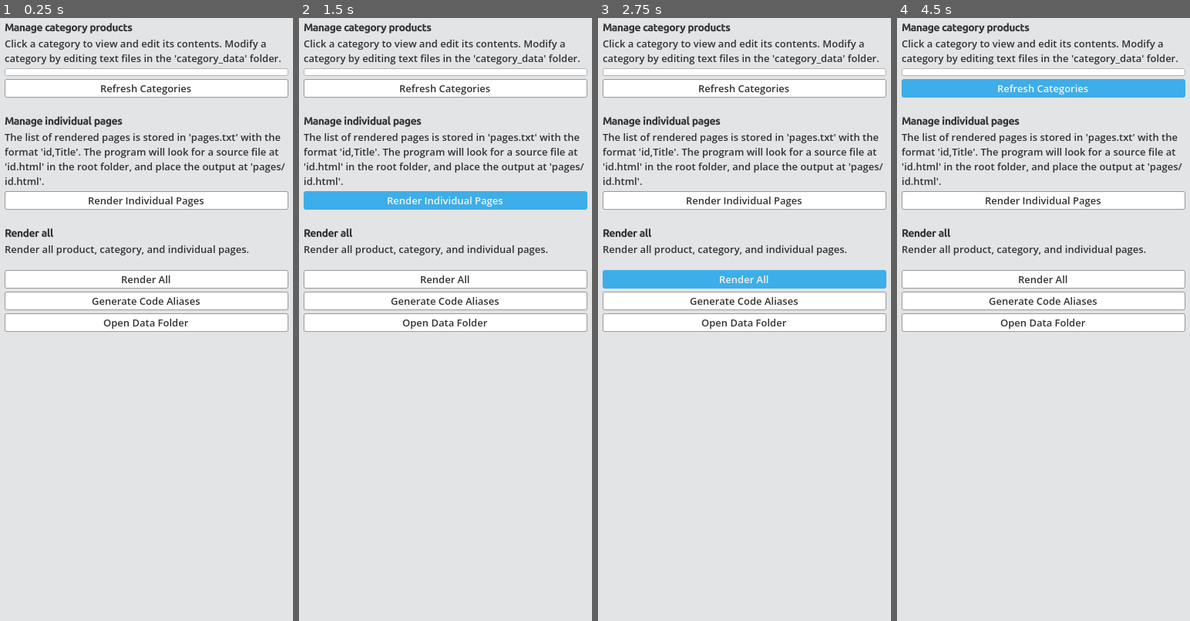
Above: before the commit, frames 1-4 (left to right).
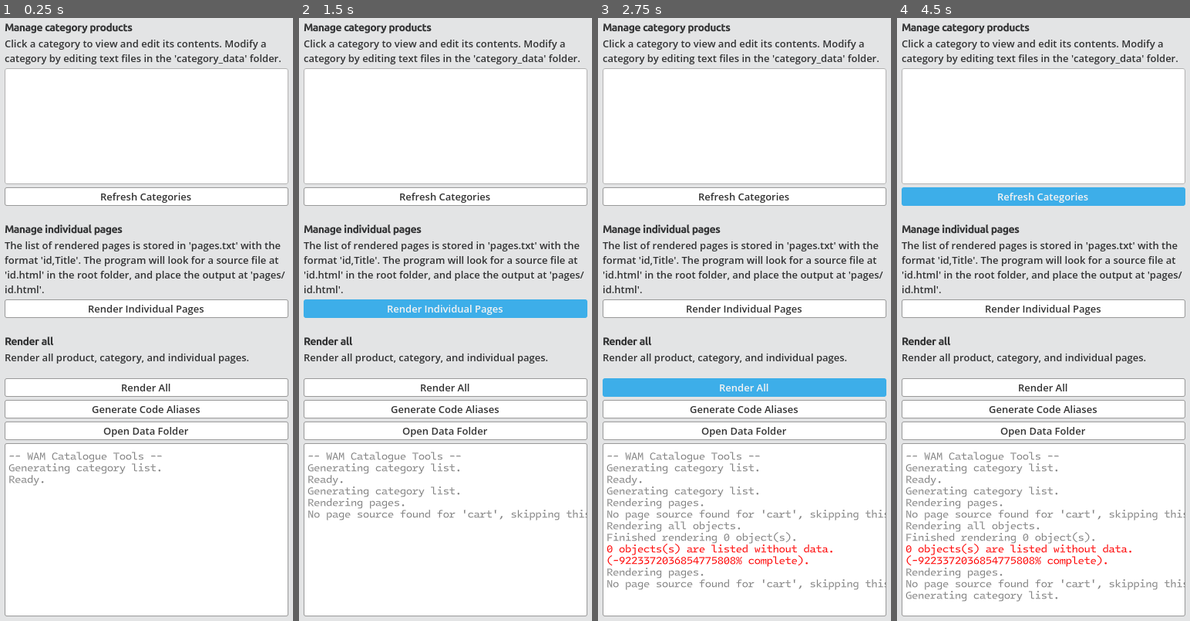
Above: after the commit, the same moments.

Repository: slyllama/wam-web
Game: Godot game, scene res://main_window.tscn
The game is run twice, just before and just after one commit, with the same random seed, the same clock (stepped at 60 frames per second) and the same inputs.
Inputs:
- Up to frame 1 (0.25 s): no input
- Up to frame 2 (1.5 s): click "Refresh Categories" at 0.5 s; click "Render Individual Pages" at 1.25 s
- Up to frame 3 (2.75 s): click "Render All" at 2 s
- Up to frame 4 (4.5 s): click "Generate Code Aliases" at 2.75 s; click "Open Data Folder" at 3.5 s; click "Refresh Categories" at 4.25 s

The runs differ from the first frame. In frame 1, 63% of the frame differs, in the area x 1-99%, y 9-100%; in frame 2, 66%; in frame 3, 62%; in frame 4, 66%.

Commit message:
Small I/O fixes

Diff:
--- a/_global/global.gd
+++ b/_global/global.gd
@@ -2,23 +2,24 @@
 const DATA_ROOT := "user://web/"
 const HTML_ROOT := DATA_ROOT + "live/"
 const PAGES_ROOT := HTML_ROOT + "page/"
-
 const PRODUCT_DATA_PATH := DATA_ROOT + "product_data/"
 const PRODUCT_HTML_PATH := HTML_ROOT + "product/"
 const PRODUCT_HTML_TEMPLATE_PATH := DATA_ROOT + "_template_product.html"
-
 const CATEGORY_DATA_PATH := DATA_ROOT + "category_data/"
 const CATEGORY_HTML_PATH := HTML_ROOT + "category/"
 const CATEGORY_HTML_TEMPLATE_PATH := DATA_ROOT + "_template_category.html"
-
 const RETINA_SCALE_FACTOR = 1.5
 
 signal status_updated(status: String)
+signal printed_to_console(string: String)
 
 var product_html_template := ""
 var category_html_template := ""
+var category_titles := {}
 
-var category_titles := {}
+func pconsole(string: String) -> void:
+	print(string)
+	printed_to_console.emit(string)
 
 func get_category_titles() -> Dictionary:
 	var _page_titles := {}
--- a/alias_generator/alias_generator.gd
+++ b/alias_generator/alias_generator.gd
@@ -22,5 +22,5 @@
 	alias_file.store_string("codeAliases = " + JSON.stringify(alias) + ";")
 	alias_file.close()
 
-	print("Generated code aliases.")
+	Global.pconsole("Generated code aliases.")
 	finished.emit()
--- /dev/null
+++ b/debug_console.gd
@@ -0,0 +1,5 @@
+extends RichTextLabel
+
+func _ready() -> void:
+	Global.printed_to_console.connect(func(string: String):
+		text += string + "\n")
--- /dev/null
+++ b/generic/input_style.tres
@@ -0,0 +1,17 @@
+[gd_resource type="StyleBoxFlat" format=3 uid="uid://mp7tvpxi66k8"]
+
+[resource]
+content_margin_left = 5.0
+content_margin_top = 7.0
+content_margin_right = 5.0
+content_margin_bottom = 7.0
+bg_color = Color(1, 1, 1, 1)
+border_width_left = 1
+border_width_top = 1
+border_width_right = 1
+border_width_bottom = 1
+border_color = Color(0.6, 0.6, 0.6, 1)
+corner_radius_top_left = 2
+corner_radius_top_right = 2
+corner_radius_bottom_right = 2
+corner_radius_bottom_left = 2
--- a/generic/theme.tres
+++ b/generic/theme.tres
@@ -1,6 +1,7 @@
 [gd_resource type="Theme" format=3 uid="uid://bttmxnxyjfybw"]
 
 [ext_resource type="StyleBox" uid="uid://dw6g1t0ym2kbu" path="res://generic/button_normal.tres" id="1_37o18"]
+[ext_resource type="StyleBox" uid="uid://mp7tvpxi66k8" path="res://generic/input_style.tres" id="2_1c0d7"]
 
 [sub_resource type="StyleBoxFlat" id="StyleBoxFlat_7j2ja"]
 content_margin_left = 5.0
@@ -72,22 +73,6 @@
 corner_radius_bottom_right = 2
 corner_radius_bottom_left = 2
 
-[sub_resource type="StyleBoxFlat" id="StyleBoxFlat_56vwn"]
-content_margin_left = 5.0
-content_margin_top = 7.0
-content_margin_right = 5.0
-content_margin_bottom = 7.0
-bg_color = Color(1, 1, 1, 1)
-border_width_left = 1
-border_width_top = 1
-border_width_right = 1
-border_width_bottom = 1
-border_color = Color(0.6, 0.6, 0.6, 1)
-corner_radius_top_left = 2
-corner_radius_top_right = 2
-corner_radius_bottom_right = 2
-corner_radius_bottom_left = 2
-
 [resource]
 Button/colors/font_color = Color(0.2, 0.2, 0.2, 1)
 Button/colors/icon_hover_color = Color(1, 1, 1, 1)
@@ -112,9 +97,12 @@
 ListButton/styles/normal = SubResource("StyleBoxEmpty_37o18")
 ListButton/styles/pressed = SubResource("StyleBoxEmpty_1c0d7")
 TextEdit/colors/caret_color = Color(0.23921569, 0.68235296, 0.9137255, 1)
-TextEdit/colors/font_color = Color(0.3, 0.3, 0.3, 1)
+TextEdit/colors/font_color = Color(0.37, 0.37, 0.37, 1)
 TextEdit/colors/font_placeholder_color = Color(0.7, 0.7, 0.7, 1)
+TextEdit/colors/font_readonly_color = Color(0.55, 0.55, 0.55, 1)
 TextEdit/colors/font_selected_color = Color(1, 1, 1, 1)
+TextEdit/constants/line_spacing = 1
 TextEdit/font_sizes/font_size = 13
 TextEdit/styles/focus = SubResource("StyleBoxFlat_1c0d7")
-TextEdit/styles/normal = SubResource("StyleBoxFlat_56vwn")
+TextEdit/styles/normal = ExtResource("2_1c0d7")
+TextEdit/styles/read_only = ExtResource("2_1c0d7")
--- a/main_window.gd
+++ b/main_window.gd
@@ -2,6 +2,7 @@
 
 func render_pages() -> void:
 	# Generate pages
+	Global.pconsole("Rendering pages.")
 	if FileAccess.file_exists(Global.DATA_ROOT + "pages.txt"):
 		var pages_file = FileAccess.open(Global.DATA_ROOT + "pages.txt", FileAccess.READ)
 		var pages = pages_file.get_as_text().strip_edges().split("\n")
@@ -9,7 +10,7 @@
 
 		for page in pages:
 			var data = page.split(",")
-			print("Rendering page '" + data[0] + "'...")
+			Global.pconsole(" * Rendering page '" + data[0] + "'.")
 			var _pr = load("res://renderer/page_renderer.gd").new()
 			_pr.page_id = data[0]
 			_pr.page_title = data[1]
@@ -25,6 +26,7 @@
 	_cart.render()
 
 func render_categories() -> void:
+	Global.pconsole("Generating category list.")
 	for _n: Node in %CategoryList.get_children():
 		_n.queue_free()
 	var _list_dir = DirAccess.get_files_at(Global.CATEGORY_DATA_PATH)
@@ -46,7 +48,7 @@
 func _ready() -> void:
 	get_window().size.x = floori(400.0 * get_window().content_scale_factor)
 	render_categories()
-	render_pages()
+	Global.pconsole("Ready.")
 
 func _on_button_pressed() -> void:
 	render_pages()
--- a/main_window.tscn
+++ b/main_window.tscn
@@ -3,7 +3,10 @@
 [ext_resource type="Script" uid="uid://bwqywb14a0rlx" path="res://main_window.gd" id="1_n7l54"]
 [ext_resource type="FontFile" uid="uid://b0r427yoet6a6" path="res://generic/fonts/ubuntu_bold.ttf" id="2_tyee0"]
 [ext_resource type="StyleBox" uid="uid://bvumn4v34aqfe" path="res://generic/category_list_container.tres" id="3_sq7ho"]
+[ext_resource type="FontFile" uid="uid://od3sv7w5otjs" path="res://generic/fonts/intel_one_mono.ttf" id="4_bfu0d"]
+[ext_resource type="StyleBox" uid="uid://mp7tvpxi66k8" path="res://generic/input_style.tres" id="4_iwhwg"]
 [ext_resource type="Script" uid="uid://b31djlpr60fey" path="res://scripts/render_all.gd" id="4_l06f4"]
+[ext_resource type="Script" uid="uid://3g0r6qfv8p1p" path="res://debug_console.gd" id="5_iwhwg"]
 
 [sub_resource type="StyleBoxEmpty" id="StyleBoxEmpty_8w8ba"]
 content_margin_left = 16.0
@@ -36,8 +39,10 @@
 text = "Click a category to view and edit its contents. Modify a category by editing text files in the 'category_data' folder."
 autowrap_mode = 3
 
-[node name="CategoryListContainer" type="PanelContainer" parent="Box/VBox" unique_id=654322714]
+[node name="CategoryListContainer" type="ScrollContainer" parent="Box/VBox" unique_id=1264684128]
+custom_minimum_size = Vector2(0, 150)
 layout_mode = 2
+size_flags_vertical = 0
 theme_override_styles/panel = ExtResource("3_sq7ho")
 
 [node name="CategoryList" type="VBoxContainer" parent="Box/VBox/CategoryListContainer" unique_id=2116049069]
@@ -97,9 +102,27 @@
 layout_mode = 2
 text = "Open Data Folder"
 
+[node name="DebugConsole" type="RichTextLabel" parent="Box/VBox" unique_id=984863848]
+layout_mode = 2
+size_flags_vertical = 3
+theme_override_colors/default_color = Color(0.50534403, 0.5053441, 0.50534403, 1)
+theme_override_constants/line_separation = -4
+theme_override_fonts/normal_font = ExtResource("4_bfu0d")
+theme_override_font_sizes/normal_font_size = 13
+theme_override_styles/normal = ExtResource("4_iwhwg")
+bbcode_enabled = true
+text = "-- WAM Catalogue Tools --
+"
+scroll_active = false
+scroll_following = true
+autowrap_mode = 0
+script = ExtResource("5_iwhwg")
+
 [node name="RenderAll" type="Node" parent="." unique_id=1016224602]
 unique_name_in_owner = true
 script = ExtResource("4_l06f4")
+
+[node name="Timer" type="Timer" parent="." unique_id=1569820991]
 
 [connection signal="pressed" from="Box/VBox/RefreshCategories" to="." method="_on_refresh_categories_pressed"]
 [connection signal="pressed" from="Box/VBox/RenderPages" to="." method="_on_button_pressed"]
--- a/project.godot
+++ b/project.godot
@@ -10,7 +10,7 @@
 
 [application]
 
-config/name="WAM"
+config/name="WAM Catalogue Tools"
 run/main_scene="uid://cruv3xthhkura"
 config/use_custom_user_dir=true
 config/custom_user_dir_name="wam"
--- a/renderer/category_renderer.gd
+++ b/renderer/category_renderer.gd
@@ -4,9 +4,14 @@
 @export var category_title := "(Category Title)"
 @export_multiline var id_list: String
 
+signal total_reported(count: int)
+signal missing_reported(count: int)
+var total := 0
+var missing := 0
+
 func save_to_html(html_text: String) -> void:
 	if !category_id:
-		print("Error saving to HTML: no ID assigned.")
+		Global.pconsole("Error saving to HTML: no ID assigned.")
 		return
 	var path := Global.CATEGORY_HTML_PATH + category_id + "/"
 	if !DirAccess.dir_exists_absolute(path):
@@ -20,25 +25,43 @@
 
 func _ready() -> void:
 	if !id_list:
-		print("Warning: no ID list for category renderer.")
+		Global.pconsole("Warning: no ID list for category renderer.")
 		return
 
+	var has_subcats := false
+	var master_output := ""
 	var output := ""
 	var _category = id_list.split(",")
-	output += "<h1>" + category_title.strip_edges(false, true) + "</h1>\n"
+	master_output += "<h1>" + category_title.strip_edges(false, true) + "</h1>\n"
+	master_output += "<p style='text-align: center; margin: 0 10%;'><b>Jump to:</b>&nbsp;&nbsp;&nbsp;&nbsp;"
 
 	for product in _category:
 		if !product: continue
 		if product[0] == "_": # Sub-category
+			if product != "_": has_subcats = true
 			if _c > 0: output += "</div>\n"
-			output += "<h2>" + product.replace("_", "") + "</h2>\n"
+			var _subhead_id = "subhead--" + product.replace("_", "").replace(" ", "")
+			output += TextUtils.fmt("<h2 id='" + _subhead_id + "'>" + product.replace("_", "") + "</h2>", 0)
 			output += "<div id='product-grid'>\n"
+			master_output += TextUtils.fmt("<a class='subhead-links' href='#" + _subhead_id + "'>"
+				+ product.replace("_", "")
+				+ "</a>&nbsp;&nbsp;&nbsp;&nbsp;", 1)
 			continue
+
+		_c += 1
 
 		var _path = Global.PRODUCT_DATA_PATH + product + ".json"
 		var _f = FileAccess.open(_path, FileAccess.READ)
+		total += 1
 		if !_f:
-			output += TextUtils.INDENT + "<div style='color: #bbb; text-decoration: line-through;'>" + product + "</div>\n"
+			#output += TextUtils.INDENT + "<div style='color: #bbb; text-decoration: line-through;'>" + product + "</div>\n"
+			output += TextUtils.fmt("<div>", 1)
+			output += TextUtils.fmt("<img alt='' class='product-image' style='margin-bottom: 0;' loading='lazy' src='../../img/unknown.png' />", 2)
+			output += (TextUtils.INDENT + TextUtils.INDENT
+				+ "<p class='product-title' style='hyphens: auto; word-wrap: anywhere; margin-top: 0.25em; margin-bottom: 1em; color: #aaa; font-weight: normal;'>"
+				+ product + "</p>\n")
+			output += TextUtils.fmt("</div>", 1)
+			missing += 1
 			continue
 
 		var _json_parse = JSON.parse_string(_f.get_as_text())
@@ -46,17 +69,17 @@
 		var data = _json_parse
 
 		# Get image
-		var _img_src := "#"
-		if "temp_img_path" in data:
-			_img_src = data.temp_img_path
+		var _img_src: String = "../../prodimg/" + product + ".jpg"
+		#if "temp_img_path" in data:
+			#_img_src = data.temp_img_path
 
 		output += TextUtils.fmt("<div>", 1)
 		output += TextUtils.fmt("<a href='../../product/" + product + "'>", 2)
-		output += TextUtils.fmt("<img class='product-image' loading='lazy' src='" + _img_src + "' />", 3)
+		output += TextUtils.fmt("<img alt='' class='product-image' loading='lazy' src='" + _img_src + "' />", 3)
 		output += TextUtils.fmt("<div class='product-details-btn'><div>Details</div></div>", 3)
 		output += TextUtils.fmt("</a>", 2)
 		output += TextUtils.fmt("<p class='product-title'>", 2)
-		output += TextUtils.INDENT + TextUtils.INDENT + TextUtils.INDENT +"<a href='../../products/" + product + "'>"
+		output += TextUtils.INDENT + TextUtils.INDENT + TextUtils.INDENT +"<a href='../../product/" + product + "'>"
 		if "title" in data:
 			output += data.title
 		else:
@@ -66,11 +89,26 @@
 		if "subtitle" in data:
 			output += TextUtils.fmt("<p class='product-subtitle'>" + data.subtitle + "</p>", 2)
 		output += TextUtils.fmt("</div>", 1)
-
-		_c += 1
 	output += "</div>\n"
 
 	output = output.strip_edges(false, true)
-	var html_output = TextUtils.add_line_to_template(output, Global.category_html_template, "$CONTENT")
+
+	# We only add subcategories via master_output if any exist
+	var html_output
+	var qty_text := "entries"
+	if _c == 1: qty_text = "entry"
+	# Debugging text
+	var qty_html := ("<div><code class='product-id-debug'>("
+		+ category_id + ": " + str(_c) + " "
+		+ qty_text + ", " + str(missing)
+		+ " unresolved)</code></div>\n")
+	if has_subcats:
+		html_output = TextUtils.add_line_to_template(qty_html + master_output + "</p>\n" + output, Global.category_html_template, "$CONTENT")
+	else:
+		html_output = TextUtils.add_line_to_template(qty_html + "<h1>" + category_title.strip_edges(false, true) + "</h1>\n" + output, Global.category_html_template, "$CONTENT")
+
 	html_output = html_output.replace("$TITLE", category_title)
 	save_to_html(html_output)
+
+	total_reported.emit(total)
+	missing_reported.emit(missing)
--- a/renderer/page_renderer.gd
+++ b/renderer/page_renderer.gd
@@ -9,7 +9,7 @@
 func render() -> void:
 	var source_path = Global.DATA_ROOT + "_" + page_id + ".html"
 	if !FileAccess.file_exists(source_path):
-		print("No page source found for '" + page_id + "', skipping this one.")
+		Global.pconsole("No page source found for '" + page_id + "', skipping this one.")
 		queue_free()
 		return
 
--- a/renderer/product_renderer.gd
+++ b/renderer/product_renderer.gd
@@ -4,11 +4,11 @@
 
 func save_to_html(html_text: String) -> void:
 	if !id:
-		print("Error saving to HTML: no ID assigned.")
+		Global.pconsole("Error saving to HTML: no ID assigned.")
 		return
 	var path := Global.PRODUCT_HTML_PATH + id + "/"
 	if !DirAccess.dir_exists_absolute(path):
-		DirAccess.make_dir_absolute(path)
+		DirAccess.make_dir_recursive_absolute(path)
 	var _f = FileAccess.open(path + "index.html", FileAccess.WRITE)
 	_f.store_string(html_text)
 	_f.close()
@@ -17,7 +17,7 @@
 	Global.load_product_html_template()
 
 	var output := ""
-	output += TextUtils.fmt("<div><code class='product-id-debug'>" + id + "</code></div>")
+	output += TextUtils.fmt("<div><code class='product-id-debug'>(" + id + ")</code></div>")
 	if "title" in data:
 		output += TextUtils.fmt(data.title + "<span style='font-weight: normal;'> &mdash; " + data.subtitle + "</span>", 0, "h1")
 	if "description" in data:
@@ -70,6 +70,5 @@
 	var html_output = TextUtils.add_line_to_template(output, Global.product_html_template, "$CONTENT")
 	if "title" in data:
 		html_output = html_output.replace("$TITLE", data.title)
-	if "temp_img_path" in data:
-		html_output = html_output.replace("$IMG_PATH", data.temp_img_path)
+	html_output = html_output.replace("$IMG_PATH", "../../prodimg/" + id + ".jpg")
 	save_to_html(html_output)
--- a/scripts/render_all.gd
+++ b/scripts/render_all.gd
@@ -2,6 +2,9 @@
 
 const ProductRenderer = preload("res://renderer/product_renderer.gd")
 const CategoryRenderer = preload("res://renderer/category_renderer.gd")
+
+var missing := 0
+var total := 0
 
 func get_product_data(file: String) -> Dictionary:
 	var _path = Global.PRODUCT_DATA_PATH + file
@@ -9,12 +12,14 @@
 	var _json_parse = JSON.parse_string(_f.get_as_text())
 	_f.close()
 
-	if !_json_parse:
-		print("JSON error.")
-		return({})
+	if !_json_parse: return({})
 	return(_json_parse)
 
 func render_all() -> void:
+	missing = 0
+	total = 0
+
+	Global.pconsole("Rendering all objects.")
 	for file: String in DirAccess.get_files_at(Global.PRODUCT_DATA_PATH):
 		var id: String = file.replace(".json", "")
 		var _pr = ProductRenderer.new()
@@ -31,7 +36,18 @@
 		var _cr = CategoryRenderer.new()
 		_cr.id_list = Global.generate_list(Global.CATEGORY_DATA_PATH + category_id + ".txt", true)
 		_cr.category_id = category_id
+		_cr.missing_reported.connect(func(count: int):
+			missing += count)
+		_cr.total_reported.connect(func(count: int):
+			total += count)
 		if category_id in Global.category_titles:
 			_cr.category_title = Global.category_titles[category_id]
 		add_child(_cr)
 		_cr.queue_free()
+
+	var complete_value: float = 100.0 - float(missing) / total * 100.0
+
+	Global.pconsole("Finished rendering " + str(total) + " object(s).")
+	Global.pconsole("[color=red]" + str(missing)
+		+ " objects(s) are listed without data.\n("
+		+ str(snapped(complete_value, 1)) + "% complete).[/color]")
--- a/ui/product/product.gd
+++ b/ui/product/product.gd
@@ -35,9 +35,7 @@
 		var _json_parse = JSON.parse_string(_f.get_as_text())
 		_f.close()
 
-		if !_json_parse:
-			print("JSON error.")
-			return
+		if !_json_parse: return
 		data = _json_parse
 	file_loaded = true
 
Not shown, added: debug_console.gd.uid
